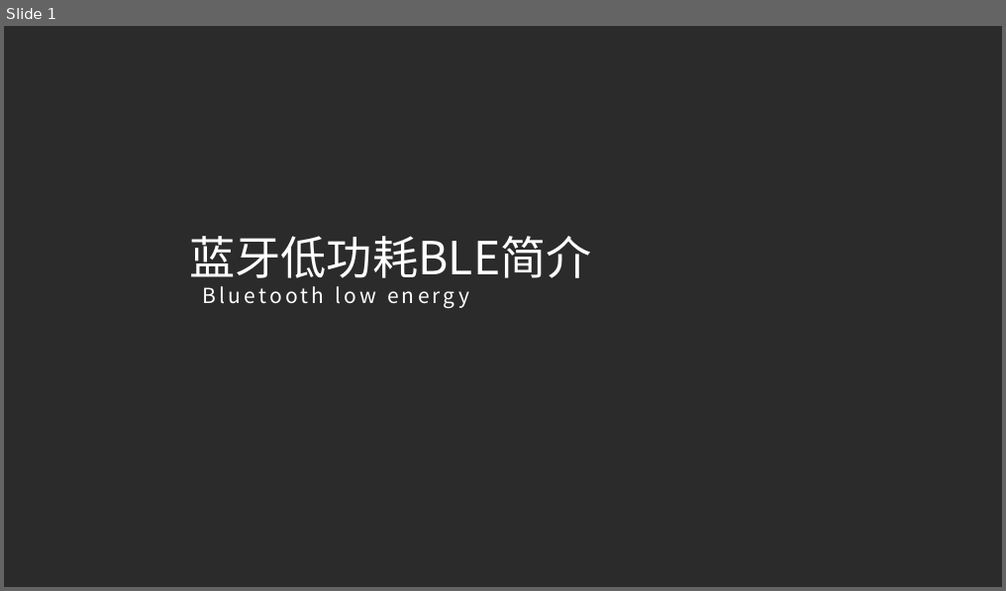
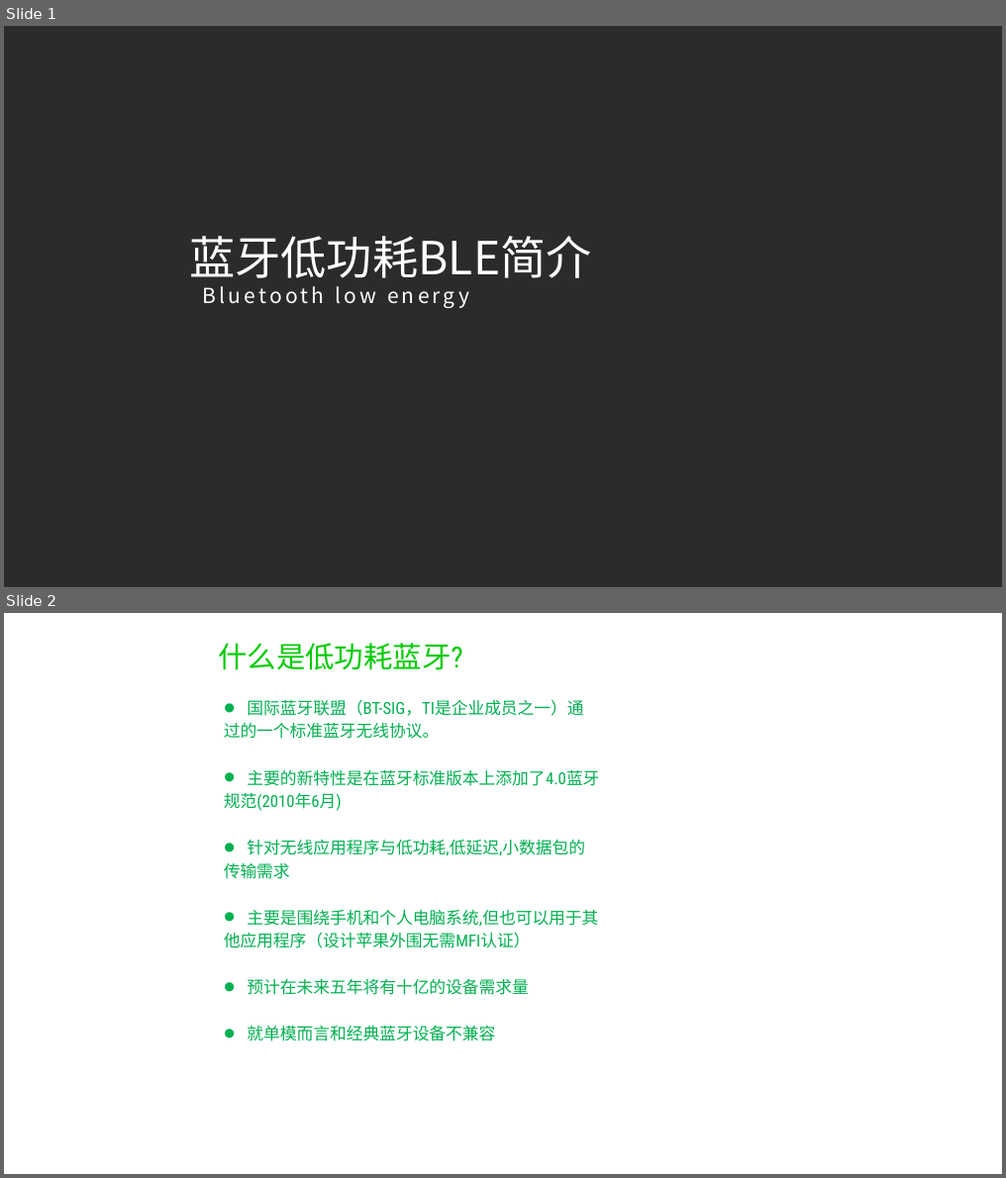
Before and after one commit to PengleiYu/BLE_PPT, a slide deck: BLE蓝牙低功耗简介.pptx. Shown one above the other, each under a label of ours: slide 1 before the commit, slides 1 and 2 after it. The pictures are 1006x591 and 1006x1178 pixels, drawn with LibreOffice and Linux fonts; fonts in the diff are those of the drawing; background and template pictures are left out; a plain dark background stands for a picture behind light text. Boxes give left, top, right and bottom in pixels: in the first picture for what was removed or moved away, otherwise in the second. Text is boxed around its words. In the diff, an @@ line names an element or a change of style, - is before the commit and + after.

Commit message:
version 1.0

```diff
--- a/BLE蓝牙低功耗简介.pptx
+++ b/BLE蓝牙低功耗简介.pptx
@@ slide 2 added at [4,613,1002,1174], background picture (left out) @@
@@ title added at [219,643,463,670], 28 pt, text #00CC00 @@
+什么是低功耗蓝牙?
@@ text added at [224,699,599,1042], 16 pt, text #00B050 @@
+• 国际蓝牙联盟（BT-SIG，TI是企业成员之一）通
+过的一个标准蓝牙无线协议。
+• 主要的新特性是在蓝牙标准版本上添加了4.0蓝牙
+规范(2010年6月)
+• 针对无线应用程序与低功耗,低延迟,小数据包的
+传输需求
+• 主要是围绕手机和个人电脑系统,但也可以用于其
+他应用程序（设计苹果外围无需MFI认证）
+• 预计在未来五年将有十亿的设备需求量
+• 就单模而言和经典蓝牙设备不兼容
```
Also in this commit, not shown: 1 slide changed, 27 other slides added, 3 slides removed.
